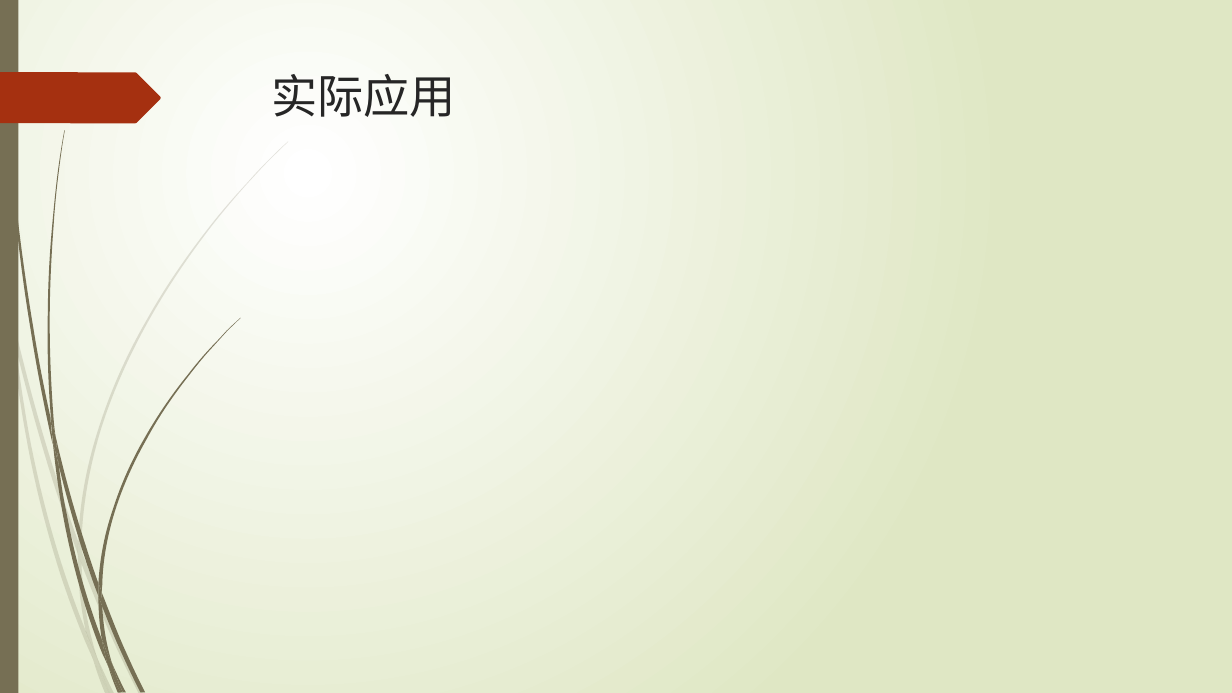
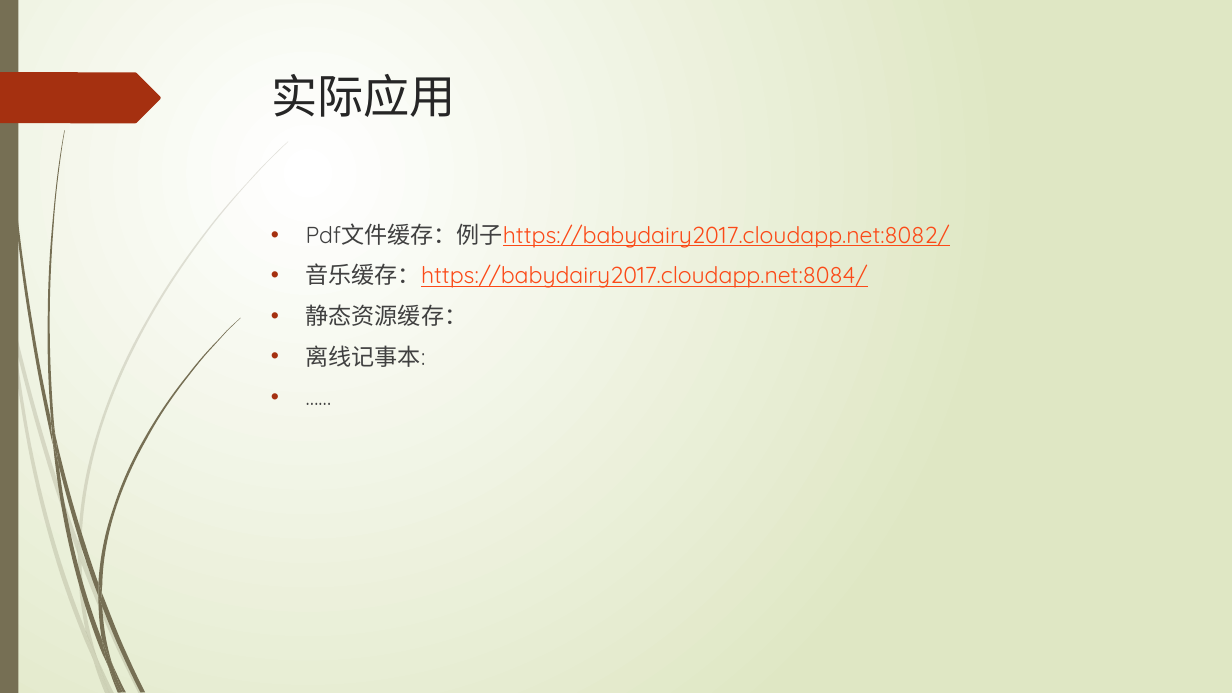
Before and after one commit to xiangwenhu/FileSystem, a slide deck: slide 14 of docs/浏览器大型文件存储.pptx (slide 13 before the commit). Drawn at 1232x693 pixels with LibreOffice and Linux fonts; fonts in the diff are those of the drawing. Boxes give left, top, right and bottom in pixels: in the first picture for what was removed or moved away, otherwise in the second. Text is boxed around its words. In the diff, an @@ line names an element or a change of style, - is before the commit and + after.

```diff
--- a/docs/浏览器大型文件存储.pptx
+++ b/docs/浏览器大型文件存储.pptx
@@ text added at (306, 223, 950, 367), 18 pt, text #FB4A18, underline @@
+• Pdf文件缓存：例子https://babydairy2017.cloudapp.net:8082/
+• 音乐缓存：https://babydairy2017.cloudapp.net:8084/
+• 静态资源缓存：
+• 离线记事本:
+• ……
```
Also in this commit, not shown: 5 other slides changed, 1 slide added.
